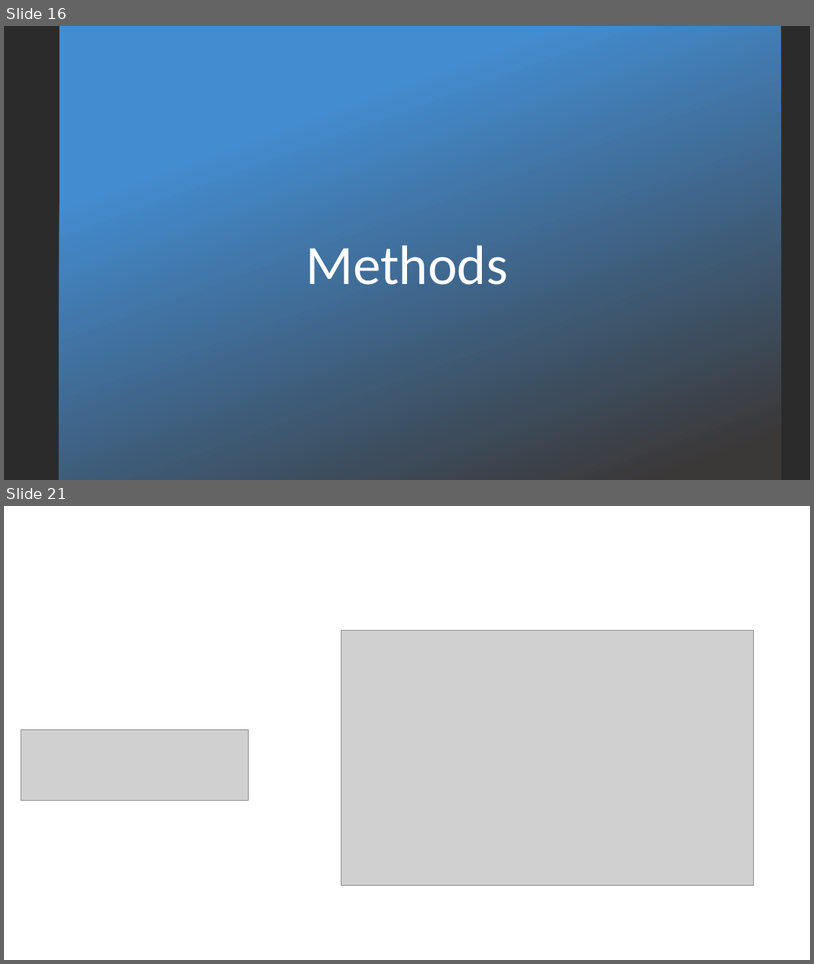
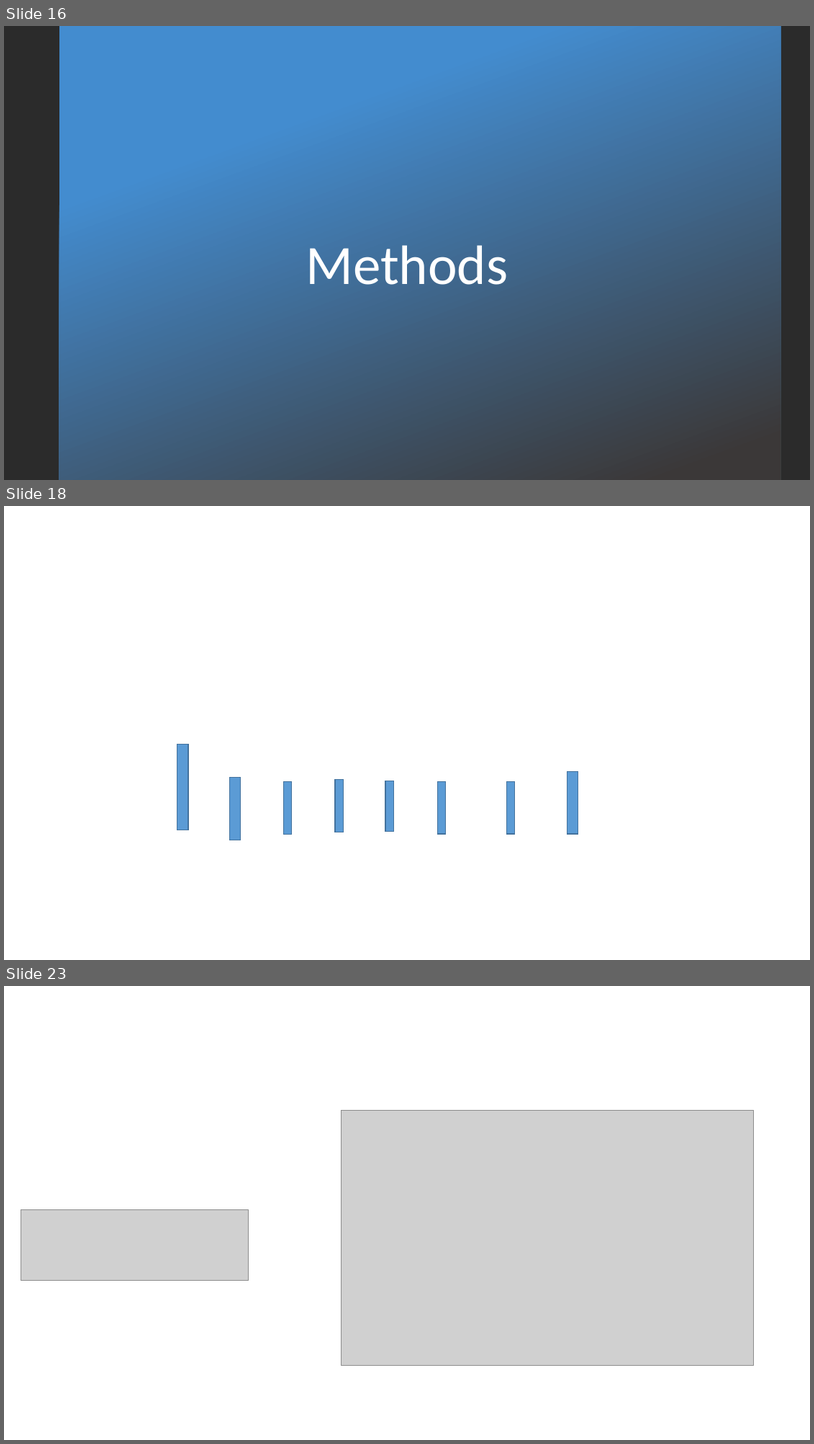
Before and after one commit to ndorilas2014/RMTProject, a slide deck: Presentation(RMT).pptx. Shown one above the other, each under a label of ours: slides 16 and 21 before the commit, slides 16, 18 and 23 after it; the slides between them are not shown. The pictures are 814x964 and 814x1444 pixels, drawn with LibreOffice and Linux fonts; fonts in the diff are those of the drawing; grey boxes stand for pictures; background and template pictures are left out; a plain dark background stands for a picture behind light text. Boxes give left, top, right and bottom in pixels: in the first picture for what was removed or moved away, otherwise in the second. Text is boxed around its words. In the diff, an @@ line names an element or a change of style, - is before the commit and + after.

```diff
--- a/Presentation(RMT).pptx
+++ b/Presentation(RMT).pptx
@@ slide 18 added at (4,506,810,960), background picture (left out) @@
@@ rectangle added at (178,744,188,830), fill #5B9BD5, outline #43739E 1 pt @@
@@ rectangle added at (229,777,241,839), fill #5B9BD5, outline #43739E 1 pt @@
@@ rectangle added at (283,781,291,834), fill #5B9BD5, outline #43739E 1 pt @@
@@ rectangle added at (335,780,343,832), fill #5B9BD5, outline #43739E 1 pt @@
@@ rectangle added at (386,780,394,831), fill #5B9BD5, outline #43739E 1 pt @@
@@ rectangle added at (437,781,445,834), fill #5B9BD5, outline #43739E 1 pt @@
@@ rectangle added at (507,781,514,834), fill #5B9BD5, outline #43739E 1 pt @@
@@ rectangle added at (567,771,578,834), fill #5B9BD5, outline #43739E 1 pt @@
@@ what was slide 21 is now slide 23 @@
```
Also in this commit, not shown: 9 slides changed, 9 other slides added, 3 slides removed, 36 other files.
